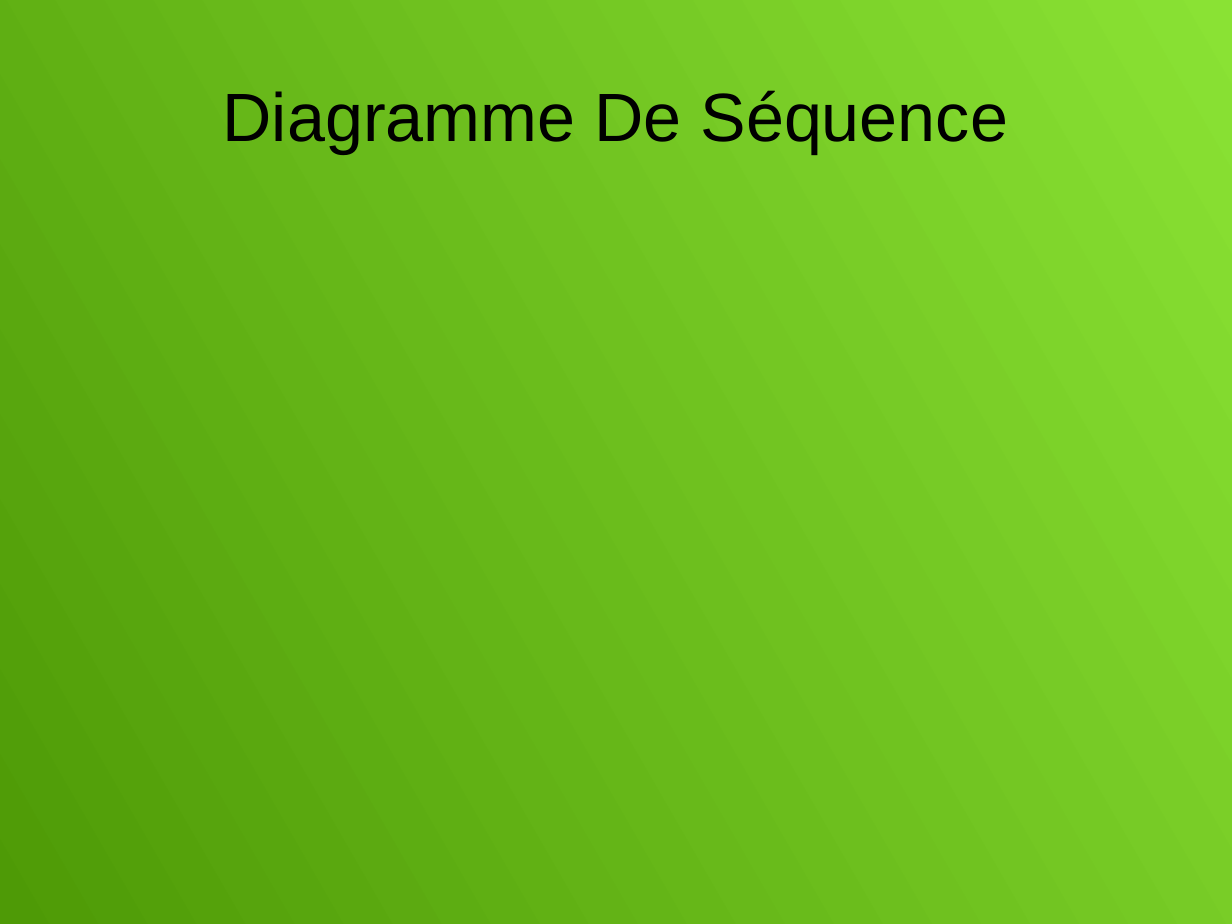
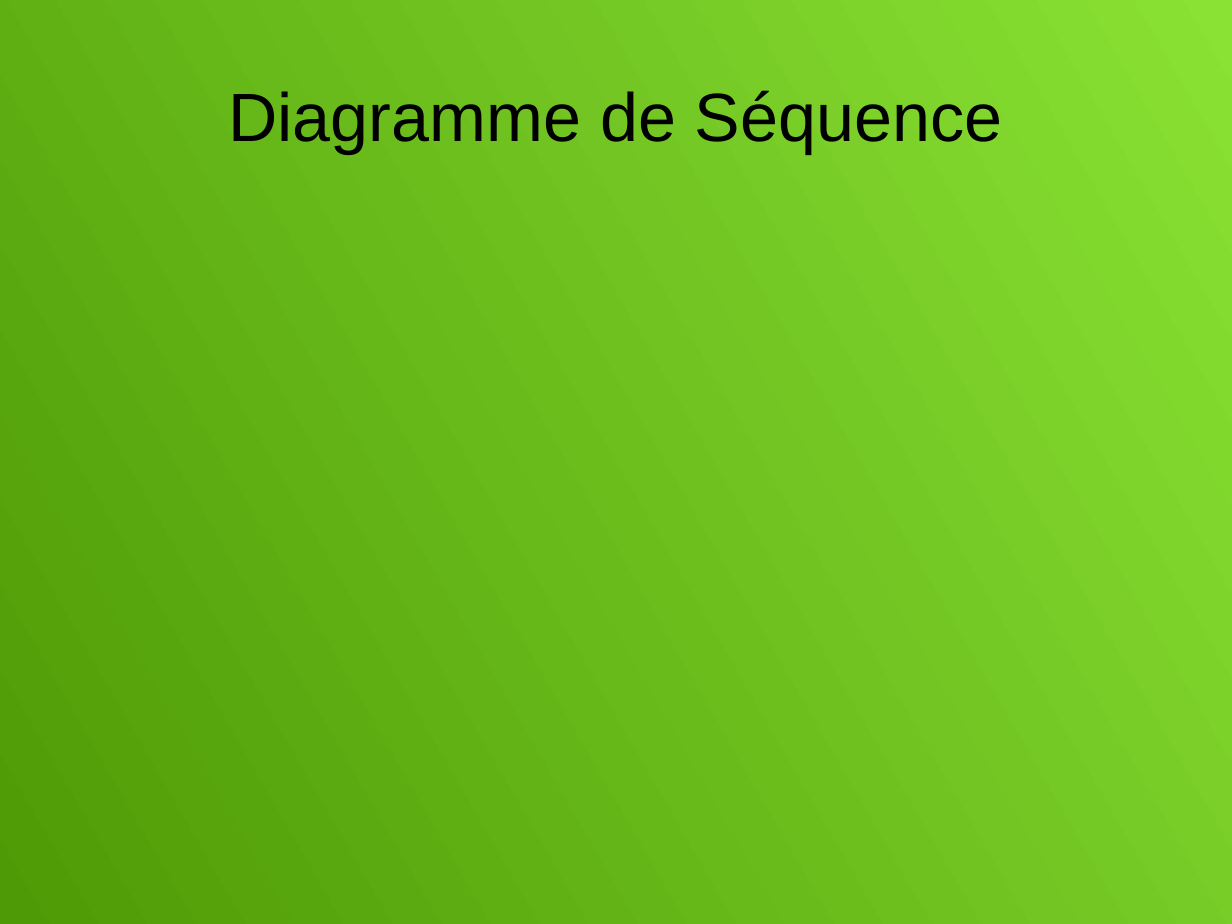
Before and after one commit to Ashmouth/IL, a slide deck: slide 9 of Diapo.odp. Drawn at 1232x924 pixels with LibreOffice and Linux fonts; fonts in the diff are those of the drawing. Boxes give left, top, right and bottom in pixels: in the first picture for what was removed or moved away, otherwise in the second. Text is boxed around its words. In the diff, an @@ line names an element or a change of style, - is before the commit and + after.

```diff
--- a/Diapo.odp
+++ b/Diapo.odp
@@ title at (228,90,1002,153): text changed @@
-Diagramme De Séquence
+Diagramme de Séquence
```
Also in this commit, not shown: 3 other slides changed.
